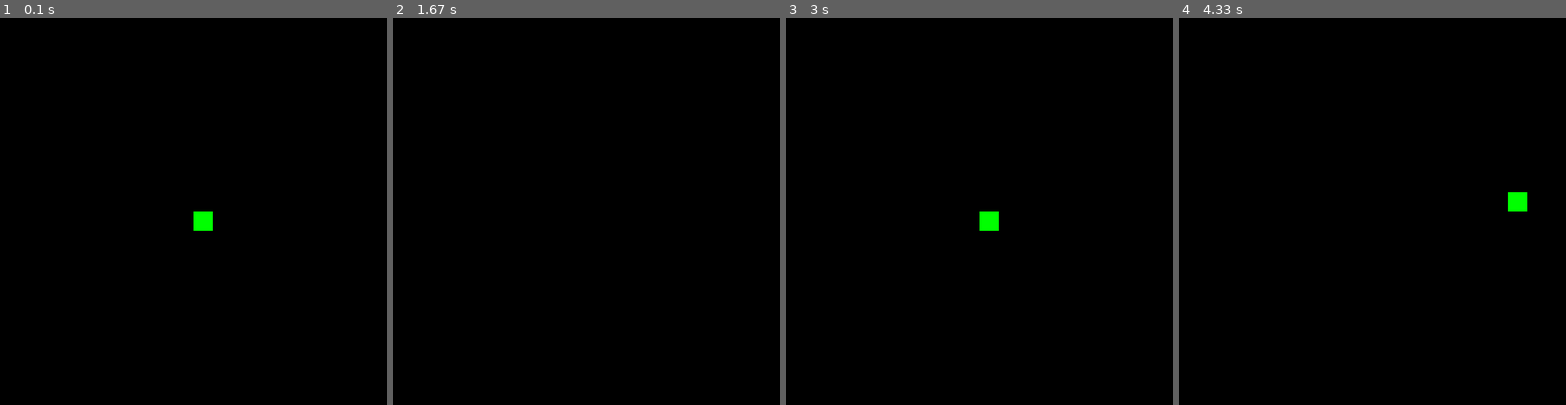
Above: before the commit, frames 1-4 (left to right).
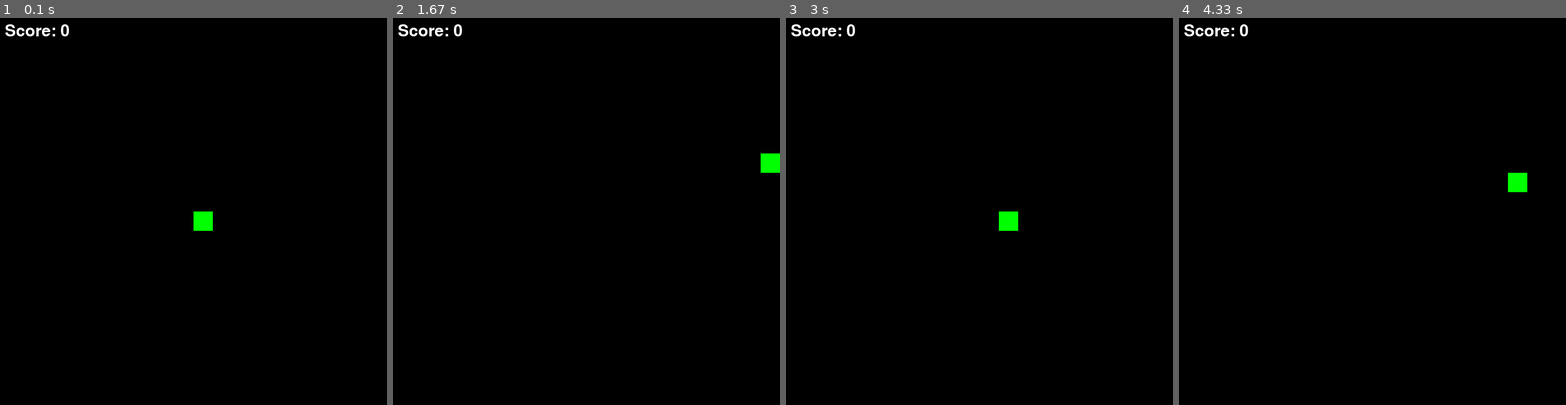
Above: after the commit, the same moments.

Repository: dellod/pygame_mentor_examples
Game: pygame game, started from games/snake.py
Same seed, same stepped clock (60 frames per second), same inputs: the game is played once before the commit and once after it.
Inputs:
- Up to frame 1 (0.1 s): no input
- Up to frame 2 (1.67 s): hold Right 0.33-0.8 s; hold Up 0.83-1.13 s; hold Right 1.17-1.63 s
- Up to frame 3 (3 s): hold Left 1.67-2.2 s; hold Down 2.23-2.53 s; hold Left 2.57-2.97 s
- Up to frame 4 (4.33 s): hold Up 3-3.37 s; hold Right 3.4-4.03 s; hold Down from 4.07 s (still down)

The runs differ from the first frame. In frame 1, 0.2% of the frame differs, in the area x 1-18%, y 1-5%; in frame 2, 0.5%; in frame 3, 0.7%, in the area x 1-60%, y 1-55%; in frame 4, 0.7%.

Commit message:
Add create_message function
Add score and lose messages.

Diff:
--- a/games/snake.py
+++ b/games/snake.py
@@ -9,6 +9,7 @@
 ####################################################################################################
 
 # IMPORTS
+from venv import create
 import pygame
 import sys
 
@@ -36,11 +37,19 @@
 Y_UPDATE        = 0
 
 ### FUNCTIONS
-def create_message(message: str, colour: tuple) -> None:
-    pass
+def create_message(message: str,
+                   colour: tuple,
+                   x_pos: float,
+                   y_pos: float,
+                   display: pygame.Surface,
+                   font_style: pygame.font.Font,
+                  ) -> None:
+    """Writes message to display window given the colour and position."""
+    msg = font_style.render(message, True, colour)
+    display.blit(msg, [x_pos, y_pos])
+
 
 def main() -> None:
-    print(type(RED))
     """Main entry point for program"""
     # Declare globals that will be used in function
     global X_POS, Y_POS, X_UPDATE, Y_UPDATE
@@ -55,8 +64,15 @@
     pygame.display.update()
     pygame.display.set_caption("Snake Game")
 
-    # Game over checker variable
+    # Set up font style
+    font_style = pygame.font.SysFont(None, 50)
+
+    # Important info variables
+    score = 0
+
+    # Important flag variables for checking states
     is_game_over = False
+    did_player_lose = False
 
     # Game loop - loop until the user quits the game
     while not is_game_over:
@@ -86,13 +102,26 @@
 
         # 2. Check conditions
         if X_POS > SCREEN_WIDTH or X_POS < 0 or Y_POS > SCREEN_HEIGHT or Y_POS < 0:
-            is_game_over = True
+            did_player_lose = True
 
         # 3. Update Display
-        X_POS += X_UPDATE
-        Y_POS += Y_UPDATE
+        # Draw background
         display.fill(BLACK)
+
+        # Draw scoreboard
+        score_message = "Score: " + str(score)
+        create_message(score_message, WHITE, 10, 10, display, font_style)
+
+        # Draw snake
         pygame.draw.rect(display, GREEN, [X_POS, Y_POS, SNAKE_SIZE[0], SNAKE_SIZE[1]])
+
+        # Check if player lost
+        if did_player_lose:
+            create_message("You lost!", RED, SCREEN_WIDTH/2 - 50, SCREEN_HEIGHT/2, display, font_style)
+            # TODO: They have to press a key here to restart the game
+        else:
+            X_POS += X_UPDATE
+            Y_POS += Y_UPDATE
         pygame.display.update()
         clock.tick(CLOCK_TICK_SPEED)
 
